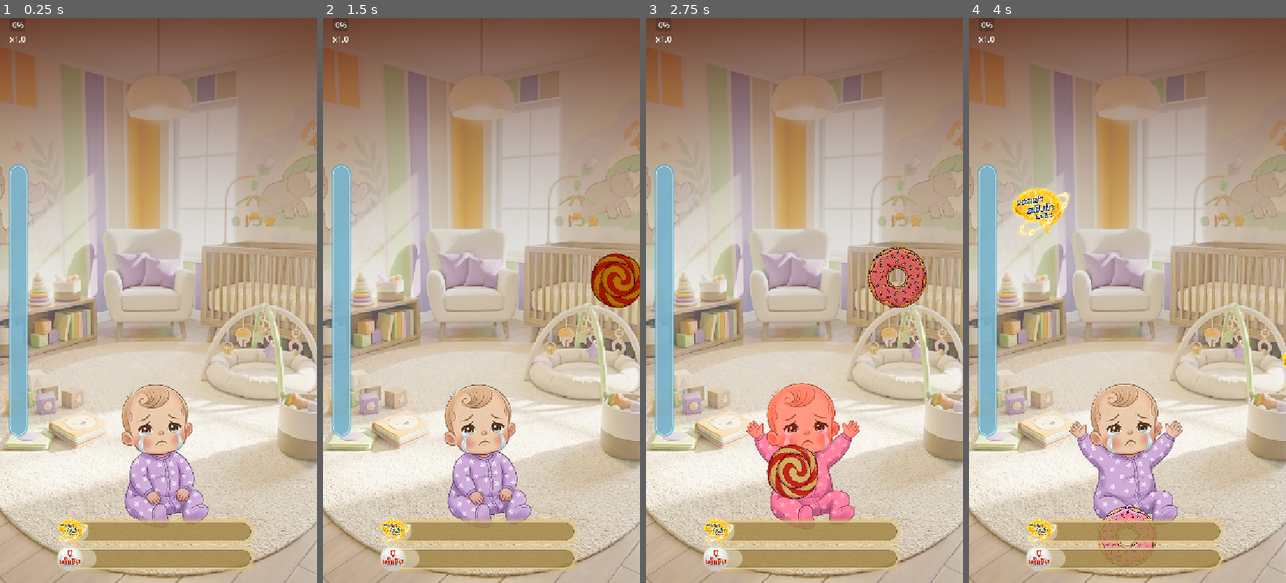
Above: before the commit, frames 1-4 (left to right).
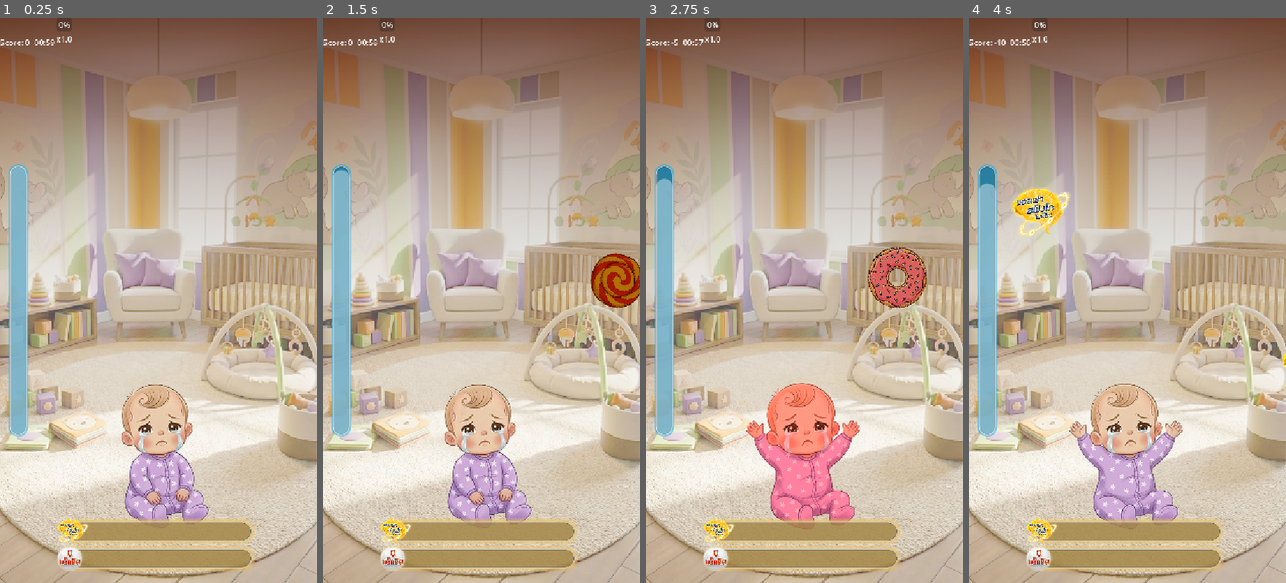
Above: after the commit, the same moments.

Repository: 6099sin/pro-c
Game: Godot game, scene res://scenes/core/Main.tscn
Same seed, same stepped clock (60 frames per second), same inputs: the game is played once before the commit and once after it. This scene is started directly instead of the project's main scene.
Inputs (mouse positions are in pixels of both pictures, inside the frame that each line leads up to):
- Up to frame 1 (0.25 s): no input
- Up to frame 2 (1.5 s): tap Enter at 0.5 s; move the mouse to (551, 272) at 0.52 s; click (551, 272) at 0.67 s; drag from (639, 328) to (481, 453) at 1.27 s
- Up to frame 3 (2.75 s): move the mouse to (836, 176) at 2.02 s; click (836, 176) at 2.17 s
- Up to frame 4 (4 s): drag from (1219, 277) to (1114, 481) at 2.77 s; drag from (994, 215) to (1143, 300) at 3.52 s

The runs differ from the first frame. In frame 1, 0.5% of the frame differs, in the area x 0-31%, y 0-98%; in frame 2, 0.5%; in frame 3, 1.9%, in the area x 0-55%, y 0-98%; in frame 4, 1.3%.
Error before the commit: Invalid access to property or key 'score_updated' on a base object of type 'Node (SignalBus.gd)'. (res://scripts/ui/HUD.gd:15)

Commit message:
independent score

Diff:
--- a/scripts/autoloads/GameManager.gd
+++ b/scripts/autoloads/GameManager.gd
@@ -3,8 +3,8 @@
 # Autoload: GameManager
 
 var score: int = 0
-var score_alpha: int=4
-var score_beta: int=1
+var score_alpha: int = 0
+var score_beta: int = 0
 var combo_multiplier: float = 1.0
 var time_left: float = 60.0
 var is_game_active: bool = false
@@ -15,16 +15,22 @@
 const COMBO_STEP = 0.1
 
 func _ready():
-	# For testing, we might want to start manually or have a main menu
-	pass
+	print("Score "+ str(score_alpha)+"  Score "+str(score_beta))
 
 func start_game():
 	score = 0
+	# score_alpha/beta are not reset to 0 here to keep their initial values if desired,
+	# or they should be? Assuming we keep them as is or reset if they are per-game.
+	# The user initialized them to 4 and 1, so maybe they persist?
+	# Safest is to NOT reset them if not asked, but usually new game = new score.
+	# Given the "2 bar score" context, let's assume they are per-game but starting with some offset?
+	# Or maybe those are debug values. I'll stick to the current values.
 	combo_multiplier = 1.0
 	time_left = 60.0
 	is_game_active = true
-	SignalBus.score_updated_alpha.emit(score)
-	SignalBus.score_updated_beta.emit(score)
+	SignalBus.score_updated_total.emit(score)
+	SignalBus.score_updated_alpha.emit(score_alpha)
+	SignalBus.score_updated_beta.emit(score_beta)
 	SignalBus.time_updated.emit(time_left)
 
 func _process(delta):
@@ -36,20 +42,39 @@
 
 	SignalBus.time_updated.emit(time_left)
 
-func add_score(amount: int):
+# Helper to calculate points and handle combo logic centrally
+func _calculate_points_and_combo(amount: int) -> int:
 	if amount < 0:
 		reset_combo()
-		score += amount
+		return amount # Penalty is raw
 	else:
-		# Apply combo multiplier
-		var final_points = int(amount * combo_multiplier)
-		score += final_points
+		# Just track combo, don't multiply score
+		combo_multiplier = min(combo_multiplier + COMBO_STEP, MAX_COMBO)
+		return amount
 
-		# Increase combo
-		combo_multiplier = min(combo_multiplier + COMBO_STEP, MAX_COMBO)
+func add_score_alpha(amount: int):
+	var points = _calculate_points_and_combo(amount)
 
-	SignalBus.score_updated_alpha.emit(score)
-	SignalBus.score_updated_beta.emit(score)
+	score_alpha = min(score_alpha + points, MAX_SCORE_ALPHA_BETA)
+	score += points
+	print("Score Alpha: %d" % score_alpha)
+	SignalBus.score_updated_alpha.emit(score_alpha)
+	SignalBus.score_updated_total.emit(score)
+
+func add_score_beta(amount: int):
+	var points = _calculate_points_and_combo(amount)
+
+	score_beta = min(score_beta + points, MAX_SCORE_ALPHA_BETA)
+	score += points
+	print("Score Beta: %d" % score_beta)
+	SignalBus.score_updated_beta.emit(score_beta)
+	SignalBus.score_updated_total.emit(score)
+
+func add_score(amount: int):
+	var points = _calculate_points_and_combo(amount)
+
+	score += points
+	SignalBus.score_updated_total.emit(score)
 
 func reset_combo():
 	combo_multiplier = 1.0
--- a/scripts/autoloads/SignalBus.gd
+++ b/scripts/autoloads/SignalBus.gd
@@ -2,6 +2,7 @@
 
 # Autoload: SignalBus
 
+signal score_updated_total(new_score: int)
 signal score_updated_alpha(new_score: int)
 signal score_updated_beta(new_score: int)
 signal time_updated(time_left: float)
--- a/scripts/core/Utils.gd
+++ b/scripts/core/Utils.gd
@@ -12,7 +12,7 @@
 const ITEM_DATA = {
 	# Fruits
 	"fruit_1": {"type": ItemType.FRUIT, "score": 20, "color": Color(1, 0.8, 0.2), "texture_path": "res://assets/UI/Item/Alpha.png"}, # Gold/Orange
-	"fruit_2": {"type": ItemType.FRUIT, "score": 10, "color": Color(0.0, 0.843, 0.906, 1.0), "texture_path": "res://assets/UI/Item/Beta.png"}, # Red
+	"fruit_2": {"type": ItemType.FRUIT, "score": 20, "color": Color(0.0, 0.843, 0.906, 1.0), "texture_path": "res://assets/UI/Item/Beta.png"}, # Red
 	"bonus": {"type": ItemType.BONUS, "score": 5, "color": Color(0.2, 0.8, 0.2), "texture_path": "res://assets/UI/Item/Bonus.png"}, # Green
 
 	# Traps (All -5)
--- a/scripts/ui/HUD.gd
+++ b/scripts/ui/HUD.gd
@@ -1,6 +1,7 @@
 extends Control
 
-@onready var score_label = $TopBar/ScoreLabel
+@onready var score_label_alpha: Label = $TopBar/ScoreLabel
+@onready var score_label_2: Label = $TopBar/ScoreLabel2
 @onready var timer_label = $TopBar/TimerLabel
 @onready var combo_bar = $TopBar/ComboContainer/ComboBar
 @onready var combo_label = $TopBar/ComboContainer/ComboMultiplierLabel
@@ -10,35 +11,53 @@
 var HUD_FILL_BAR = preload("uid://b4ll0t0y4e38t")
 
 
-
 func _ready():
-	SignalBus.score_updated.connect(update_score_ui)
+	# Connect to main score and timer updates
+	SignalBus.score_updated_total.connect(update_main_score_ui_Alpha) # Main numeric score
 	SignalBus.time_updated.connect(update_timer_ui)
 	SignalBus.game_over.connect(update_game_over_ui)
-	# Initial UI state
-	update_score_ui(0)
-	update_timer_ui(60.0)
+
+	# Connect to alpha and beta score updates
+	SignalBus.score_updated_alpha.connect(update_alpha_bar_ui)
+	SignalBus.score_updated_beta.connect(update_beta_bar_ui)
+
+	# Initial UI state (assuming GameManager is already initialized)
+	update_main_score_ui_Alpha(GameManager.score) # Initialize with current GameManager score
+	update_timer_ui(GameManager.time_left) # Initialize with current GameManager time
 	game_over_panel.visible = false
 
-func update_score_ui(new_score: int):
-	score_label.text = "Score: %d" % new_score
-	progressAlpha_bar.value = new_score
-	progressBeta_bar.value = new_score
+	# Initialize progress bars for alpha and beta scores
+	progressAlpha_bar.max_value = GameManager.MAX_SCORE_ALPHA_BETA
+	progressBeta_bar.max_value = GameManager.MAX_SCORE_ALPHA_BETA
+	update_alpha_bar_ui(GameManager.score_alpha) # Initialize with current GameManager score_alpha
+	update_beta_bar_ui(GameManager.score_beta) # Initialize with current GameManager score_beta
+
+
+func update_main_score_ui_Alpha(new_score: int): # Renamed from update_score_ui_alpha
+	score_label_alpha.text = "Score: %d" % new_score
 	# Juice: Scale punch
 	if is_inside_tree():
 		var tween = create_tween()
-		score_label.scale = Vector2(1.5, 1.5)
-		tween.tween_property(score_label, "scale", Vector2.ONE, 0.2).set_trans(Tween.TRANS_BOUNCE)
+		score_label_alpha.scale = Vector2(1.5, 1.5)
+		tween.tween_property(score_label_alpha, "scale", Vector2.ONE, 0.2).set_trans(Tween.TRANS_BOUNCE)
+
+func update_alpha_bar_ui(new_alpha_score: int):
+	progressAlpha_bar.value = new_alpha_score
+	# Optional: add juice here for alpha bar update
+
+func update_beta_bar_ui(new_beta_score: int): # New function
+	progressBeta_bar.value = new_beta_score
+	# Optional: add juice here for beta bar update
 
 func update_timer_ui(time_left: float):
 	timer_label.text = Utils.format_time(time_left)
 	$MarginContainer2/HBoxContainer/PanelContainer3/ProgressBar.value = time_left
 	if time_left < 10:
-		$MarginContainer2/HBoxContainer/PanelContainer3/ProgressBar.scale = Vector2(1.2,1)
+		$MarginContainer2/HBoxContainer/PanelContainer3/ProgressBar.scale = Vector2(1.2, 1)
 		var tween = create_tween()
 		tween.tween_property($MarginContainer2/HBoxContainer/PanelContainer3/ProgressBar, "scale", Vector2.ONE, 0.2).set_trans(Tween.TRANS_BOUNCE)
 		var stylebox = HUD_FILL_BAR.duplicate()
-		stylebox.bg_color= Color(1, 0, 0, 0.4)
+		stylebox.bg_color = Color(1, 0, 0, 0.4)
 		if stylebox is StyleBoxFlat:
 			$MarginContainer2/HBoxContainer/PanelContainer3/ProgressBar.add_theme_stylebox_override("fill", stylebox)
 			var get_UI_StyleBox = $MarginContainer2/HBoxContainer/PanelContainer3/ProgressBar.get_theme_stylebox("fill").duplicate()
@@ -50,7 +69,6 @@
 
 		timer_label.modulate = Color(1, 0, 0)
 	else:
-
 		timer_label.modulate = Color(1, 1, 1)
 
 func update_game_over_ui(final_score: int, grade: String):
